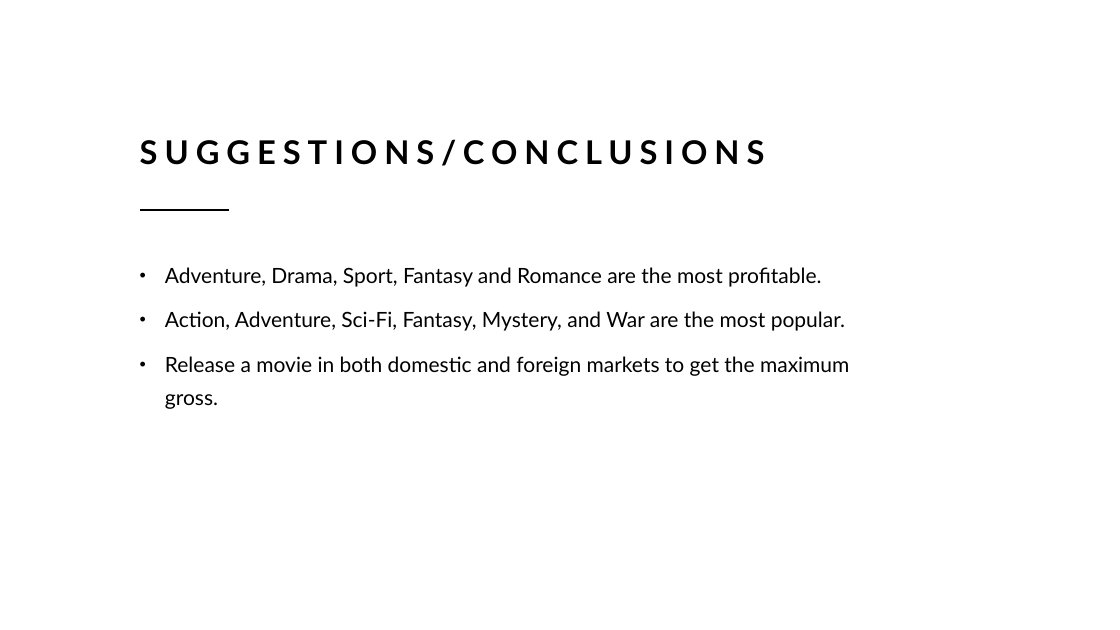
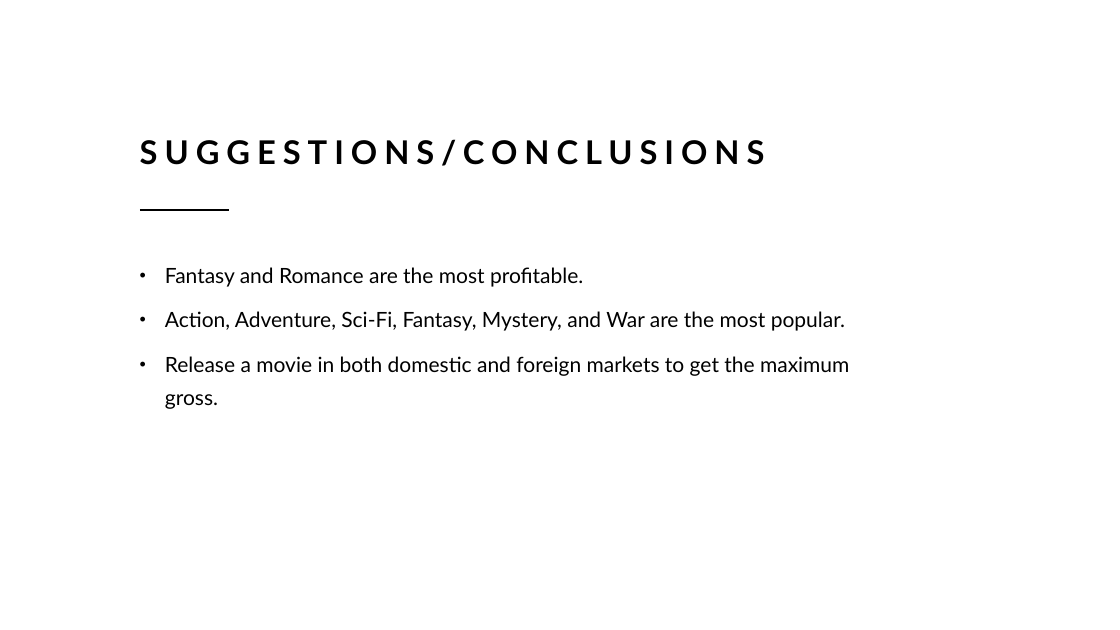
Before and after one commit to rusalka013/microsoft-movie-analysis, a slide deck: slide 17 of Movie_analysis_project.pptx (slide 16 before the commit). Drawn at 1120x630 pixels with LibreOffice and Linux fonts; fonts in the diff are those of the drawing. Boxes give left, top, right and bottom in pixels: in the first picture for what was removed or moved away, otherwise in the second. Text is boxed around its words. In the diff, an @@ line names an element or a change of style, - is before the commit and + after.

```diff
--- a/Movie_analysis_project.pptx
+++ b/Movie_analysis_project.pptx
@@ text at [165,267,583,287]: text changed @@
-• Adventure, Drama, Sport, Fantasy and Romance are the most profitable.
+• Fantasy and Romance are the most profitable.
```
Also in this commit, not shown: 4 other slides changed, 1 slide added, 12 other files.
